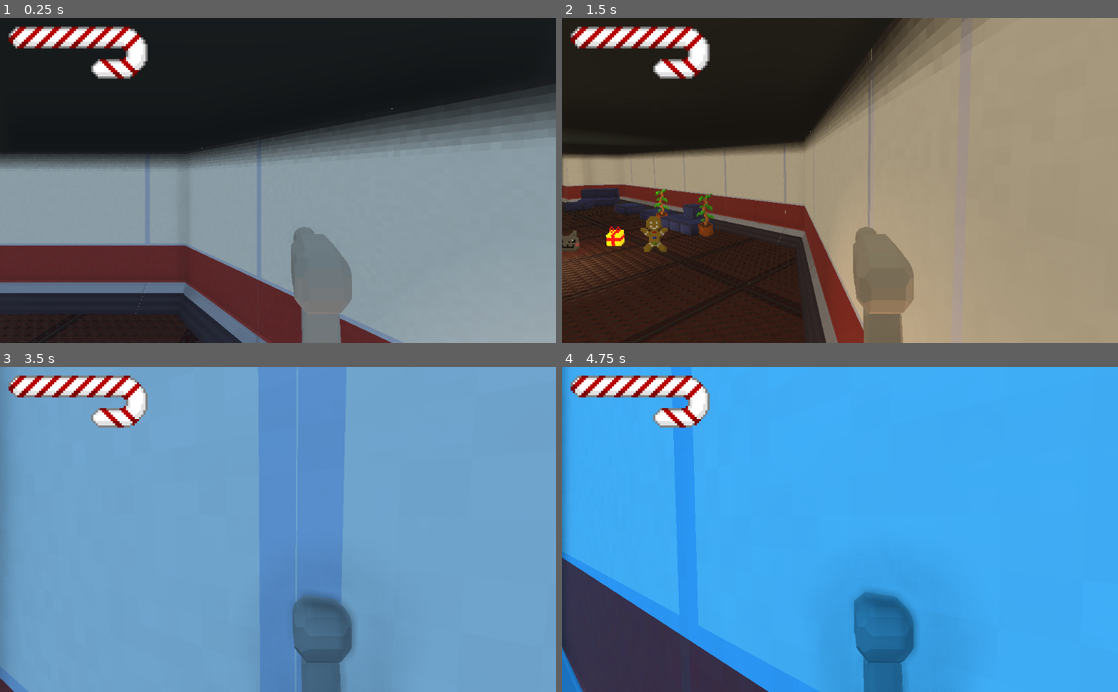
Above: before the commit, frames 1-4 (two rows, left to right).
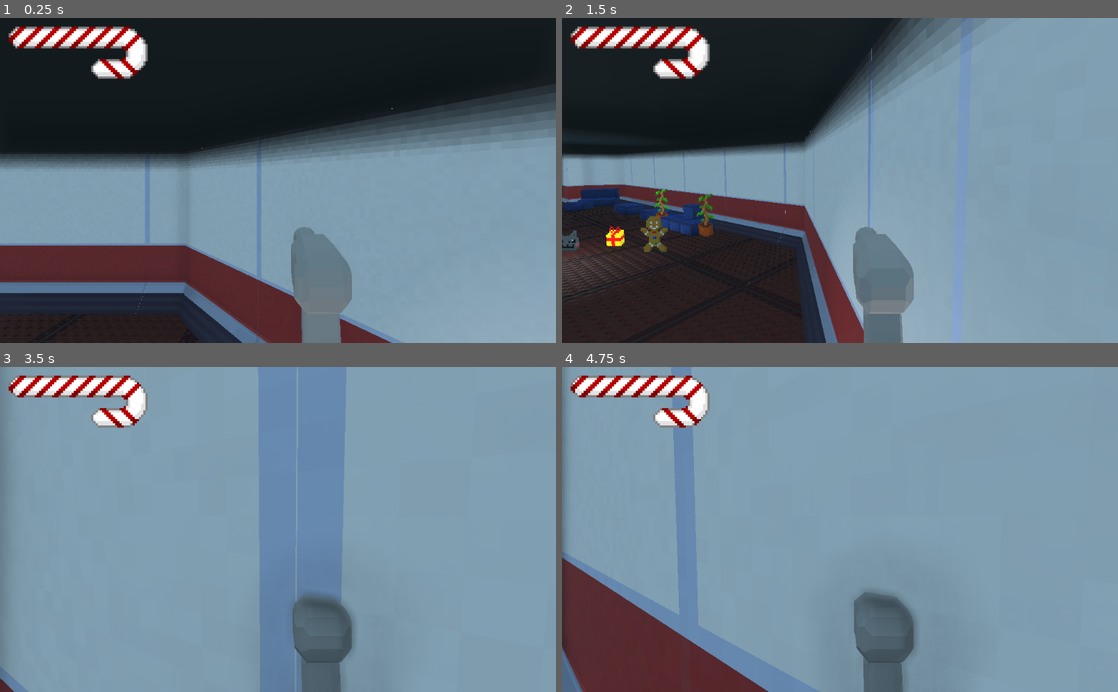
Above: after the commit, the same moments.

Repository: Naronco/JingleJam2020
Game: Godot game, scene res://main.tscn
The game is run twice, just before and just after one commit, with the same random seed, the same clock (stepped at 60 frames per second) and the same inputs.
Inputs (mouse positions are in pixels of both pictures, inside the frame that each line leads up to):
- Up to frame 1 (0.25 s): no input
- Up to frame 2 (1.5 s): tap Enter at 0.5 s; move the mouse to (962, 164) at 0.52 s; hold D (movement_right) 0.53-1.28 s; click (962, 164) at 0.67 s; tap Space (movement_jump) at 0.77 s; move the mouse to (812, 180) at 1.27 s; hold W (movement_forward) from 1.28 s (still down)
- Up to frame 3 (3.5 s): keep holding W (movement_forward); tap Space (movement_jump) at 1.52, 3.02 s; move the mouse to (289, 523) at 2.02 s; move the mouse to (272, 536) at 2.77 s; click (272, 536) at 2.92 s
- Up to frame 4 (4.75 s): keep holding W (movement_forward); move the mouse to (878, 532) at 3.52 s; tap Space (movement_jump) at 3.77, 4.25, 4.52 s; move the mouse to (795, 526) at 4.27 s

The runs differ from the first frame. In frame 2, 58% of the frame differs, in the area x 0-100%, y 0-100%; in frame 3, 94%; in frame 4, 98%.

Commit message:
Removed the temperature changes

Diff:
--- a/main.gd
+++ b/main.gd
@@ -15,8 +15,8 @@
 # Called every frame. 'delta' is the elapsed time since the previous frame.
 func _process(delta):
 	time += delta
-	$ColorGradingFilter.temperature = sin(time)
-	$ColorGradingFilter.update()
+	#$ColorGradingFilter.temperature = sin(time)
+	#$ColorGradingFilter.update()
 
 
 func _on_rubberduck_arrived_at_port():
